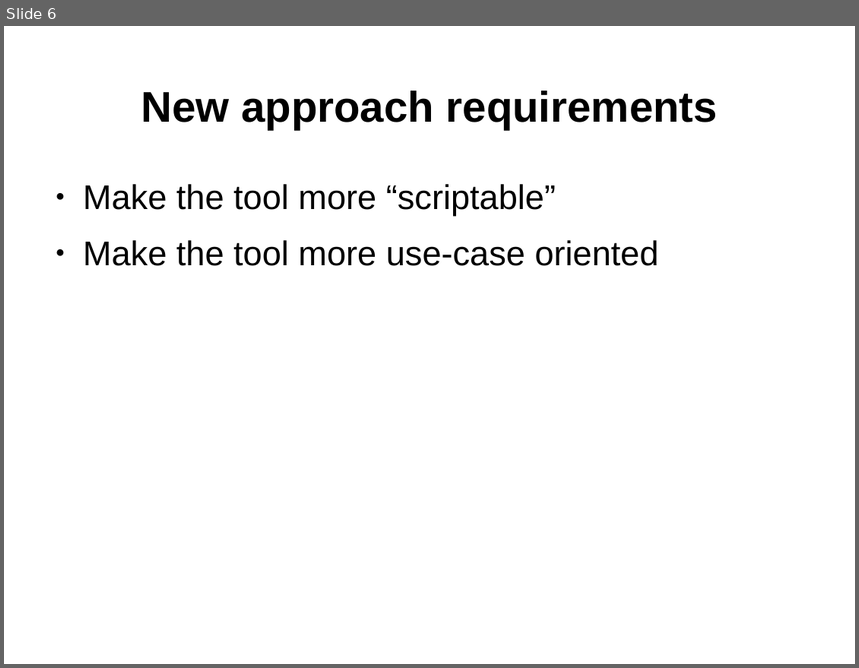
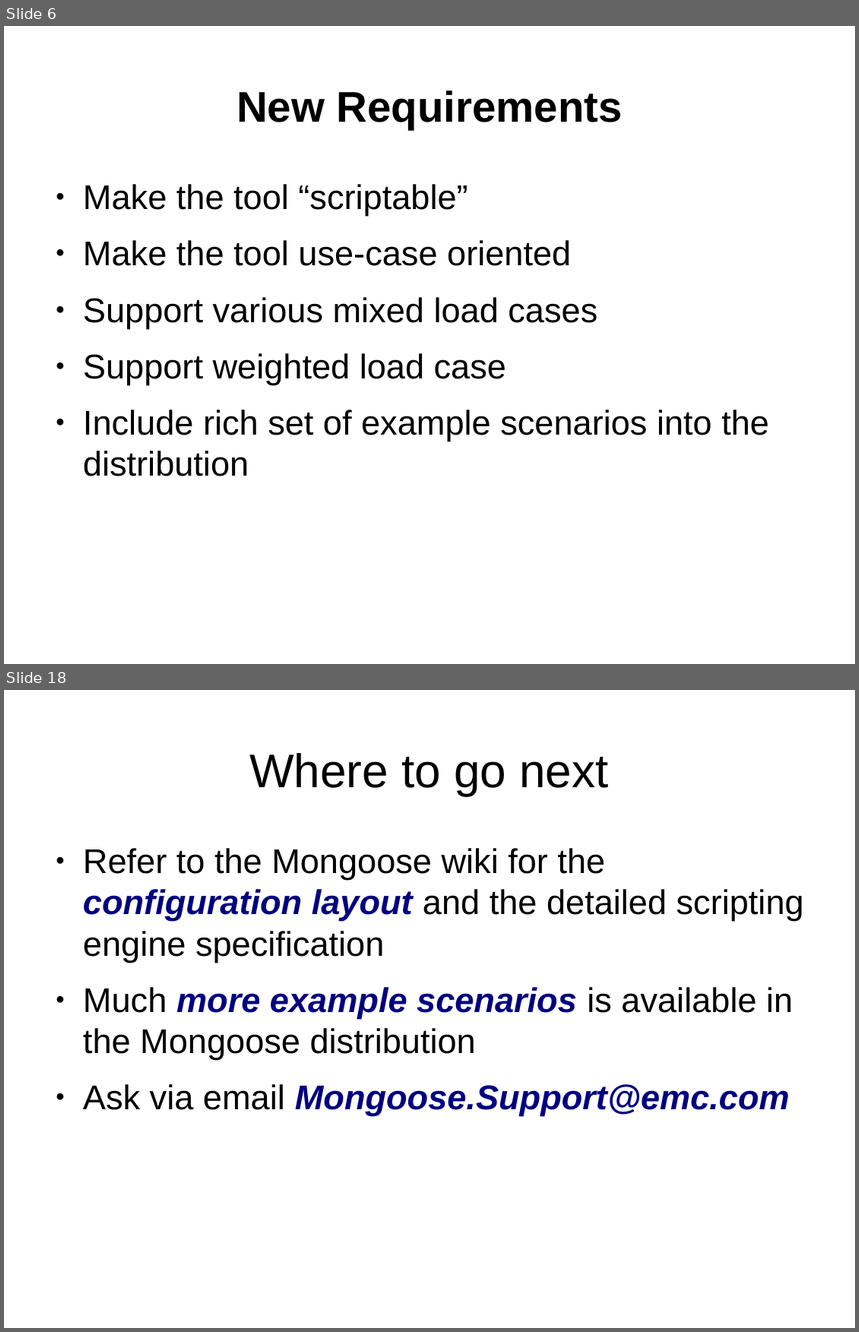
Before and after one commit to emc-mongoose/mongoose, a slide deck: doc/mongoosev2.odp. Shown one above the other, each under a label of ours: slide 6 before the commit, slides 6 and 18 after it; the slides between them are not shown. The pictures are 859x668 and 859x1332 pixels, drawn with LibreOffice and Linux fonts; fonts in the diff are those of the drawing. Boxes give left, top, right and bottom in pixels: in the first picture for what was removed or moved away, otherwise in the second. Text is boxed around its words. In the diff, an @@ line names an element or a change of style, - is before the commit and + after.

```diff
--- a/doc/mongoosev2.odp
+++ b/doc/mongoosev2.odp
@@ slide 18 added at (x1=4, y1=690, x2=855, y2=1328), background #FFFFFF @@
@@ title added at (x1=249, y1=753, x2=608, y2=796), 44 pt, text #000000 @@
+Where to go next
@@ text added at (x1=83, y1=848, x2=804, y2=1116), 32 pt, text #000000 @@
+● Refer to the Mongoose wiki for the configuration layout and the detailed scripting engine specification
+● Much more example scenarios is available in the Mongoose distribution
+● Ask via email Mongoose.Support@emc.com
@@ slide 6 changed as well @@
@@ title at (x1=237, y1=91, x2=623, y2=129): text changed @@
-New approach requirements
+New Requirements
@@ text at (x1=83, y1=184, x2=769, y2=477): text changed @@
-● Make the tool more “scriptable”
-● Make the tool more use-case oriented
+● Make the tool “scriptable”
+● Make the tool use-case oriented
+● Support various mixed load cases
+● Support weighted load case
+● Include rich set of example scenarios into the distribution
```
Also in this commit, not shown: 2 other slides changed, 14 other slides added, 1 slide removed.
